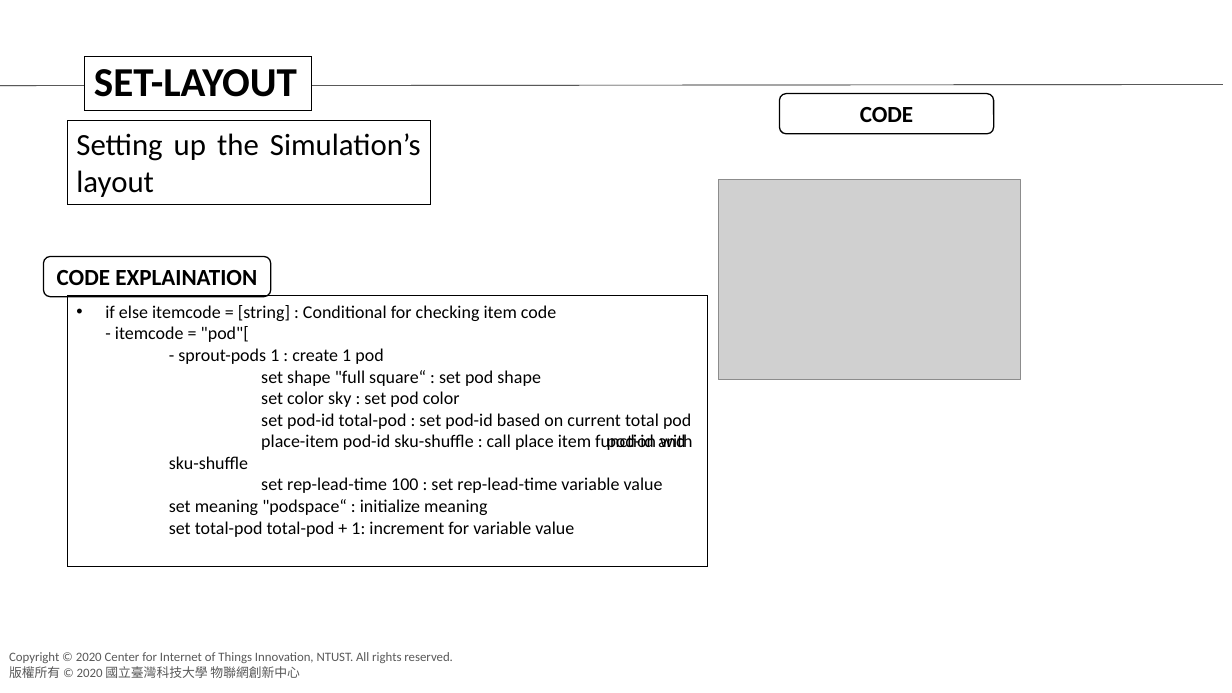
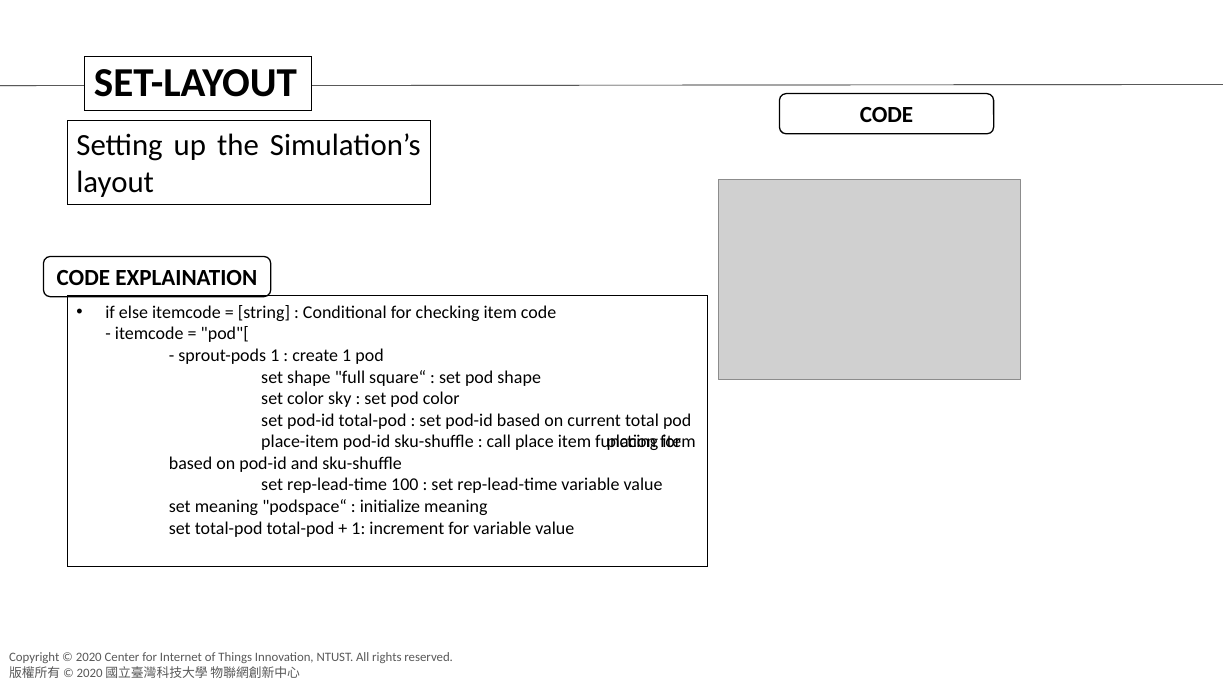
Before and after one commit to agnesyosephine/kiva, a slide deck: slide 11 of Tutorial/Code Learning-Ryanda.pptx. Drawn at 1232x693 pixels with LibreOffice and Linux fonts; fonts in the diff are those of the drawing; grey boxes stand for pictures; background and template pictures are left out. Boxes give left, top, right and bottom in pixels: in the first picture for what was removed or moved away, otherwise in the second. Text is boxed around its words. In the diff, an @@ line names an element or a change of style, - is before the commit and + after.

Commit message:
Adding place-item

```diff
--- a/Tutorial/Code Learning-Ryanda.pptx
+++ b/Tutorial/Code Learning-Ryanda.pptx
@@ text in rectangle at [169,434,695,472]: text changed @@
-    place-item pod-id sku-shuffle : call place item function with pod-id and sku-shuffle
+    place-item pod-id sku-shuffle : call place item function for placing item based on pod-id and sku-shuffle
```
Also in this commit, not shown: 1 other slide changed, 4 slides added, 1 other file.
